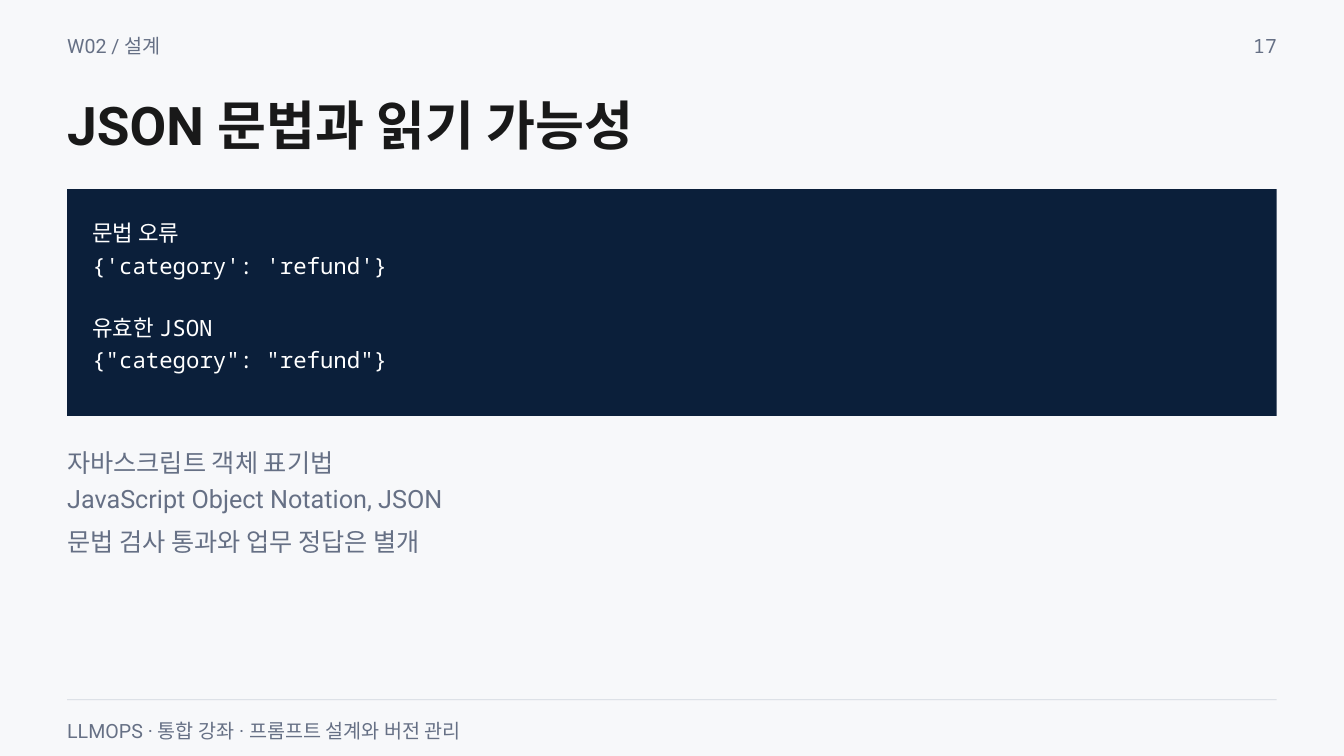
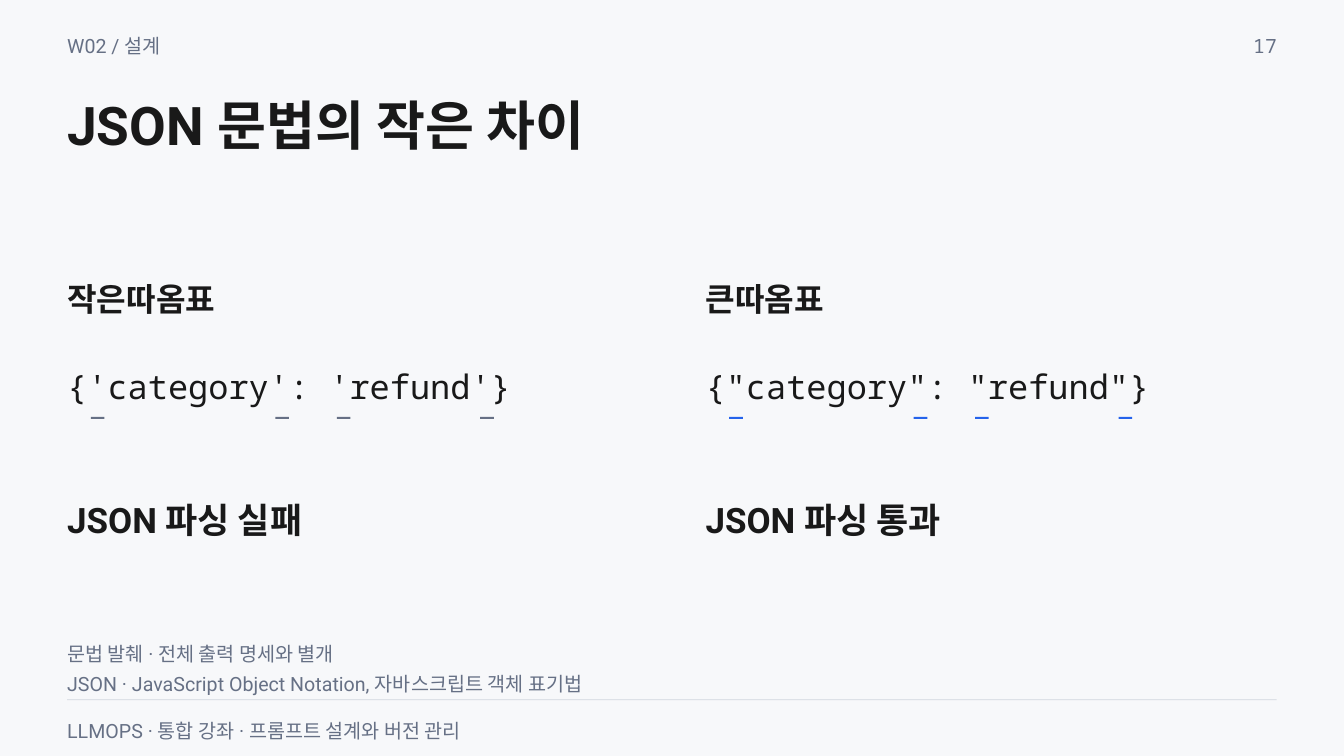
Before and after one commit to smilesjcha/llmops-16week, a slide deck: slide 17 of week02/lecture/02_week2_prompt_design_versioning.pptx. Drawn at 1344x756 pixels with LibreOffice and Linux fonts; fonts in the diff are those of the drawing. Boxes give left, top, right and bottom in pixels: in the first picture for what was removed or moved away, otherwise in the second. Text is boxed around its words. In the diff, an @@ line names an element or a change of style, - is before the commit and + after.

```diff
--- a/week02/lecture/02_week2_prompt_design_versioning.pptx
+++ b/week02/lecture/02_week2_prompt_design_versioning.pptx
@@ text at (67,100,584,150): text changed @@
-JSON 문법과 읽기 가능성
+JSON 문법의 작은 차이
@@ rectangle removed at (68,190,1277,416) @@
@@ text at (92,222,179,243): paragraph removed @@
-문법 오류
@@ text added at (67,284,215,314), 23 pt, text #191919, bold @@
+작은따옴표
@@ text added at (706,284,825,314), 23 pt, text #191919, bold @@
+큰따옴표
@@ text at (92,317,387,374): paragraphs removed @@
-유효한 JSON
-{"category": "refund"}
@@ text "{'category': 'refund'}": place and size @@
-text "{'category': 'refund'}" at (92,222,387,374)
+text "{'category': 'refund'}" at (67,373,511,408)
@@ text "{'category': 'refund'}" at (67,373,511,408): size 16 to 24 pt, text colour #FFFFFF to #191919 @@
@@ text added at (706,373,1150,408), 24 pt, text #191919 @@
+{"category": "refund"}
@@ rectangle added at (91,417,105,419), fill #667085 @@
@@ rectangle added at (275,417,289,419), fill #667085 @@
@@ rectangle added at (337,417,351,419), fill #667085 @@
@@ rectangle added at (480,417,494,419), fill #667085 @@
@@ rectangle added at (729,417,743,419), fill #2563EB @@
@@ rectangle added at (913,417,928,419), fill #2563EB @@
@@ rectangle added at (975,417,989,419), fill #2563EB @@
@@ rectangle added at (1119,417,1133,419), fill #2563EB @@
@@ text added at (67,503,302,536), 25 pt, text #191919, bold @@
+JSON 파싱 실패
@@ text added at (706,503,940,536), 25 pt, text #191919, bold @@
+JSON 파싱 통과
@@ text removed at (67,530,420,553) @@
-문법 검사 통과와 업무 정답은 별개
@@ text added at (67,645,334,663), 14 pt, text #667085 @@
+문법 발췌 · 전체 출력 명세와 별개
@@ text at (67,675,582,695): text changed; size 18 to 14 pt @@
-자바스크립트 객체 표기법
-JavaScript Object Notation, JSON
+JSON · JavaScript Object Notation, 자바스크립트 객체 표기법
```
Also in this commit, not shown: 16 other slides changed, 6 slides added, 6 slides removed, 26 other files.
